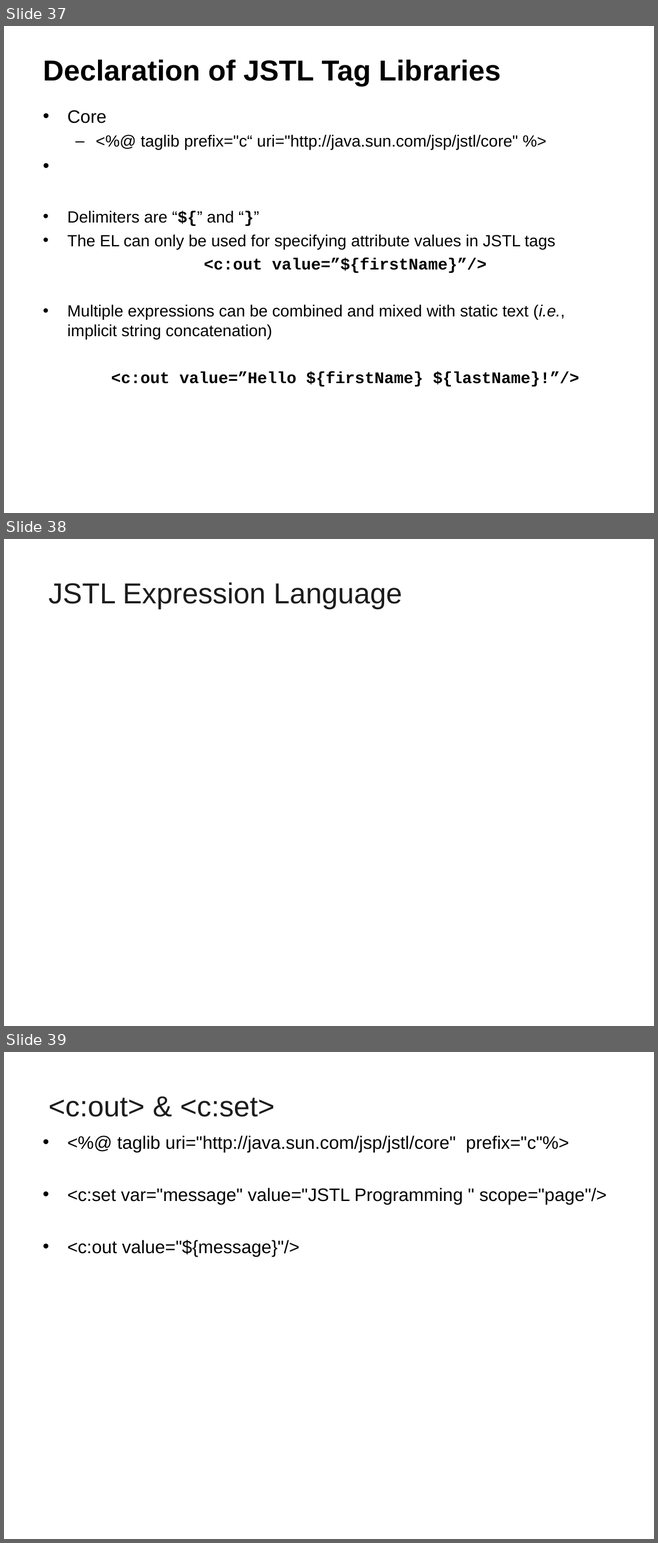
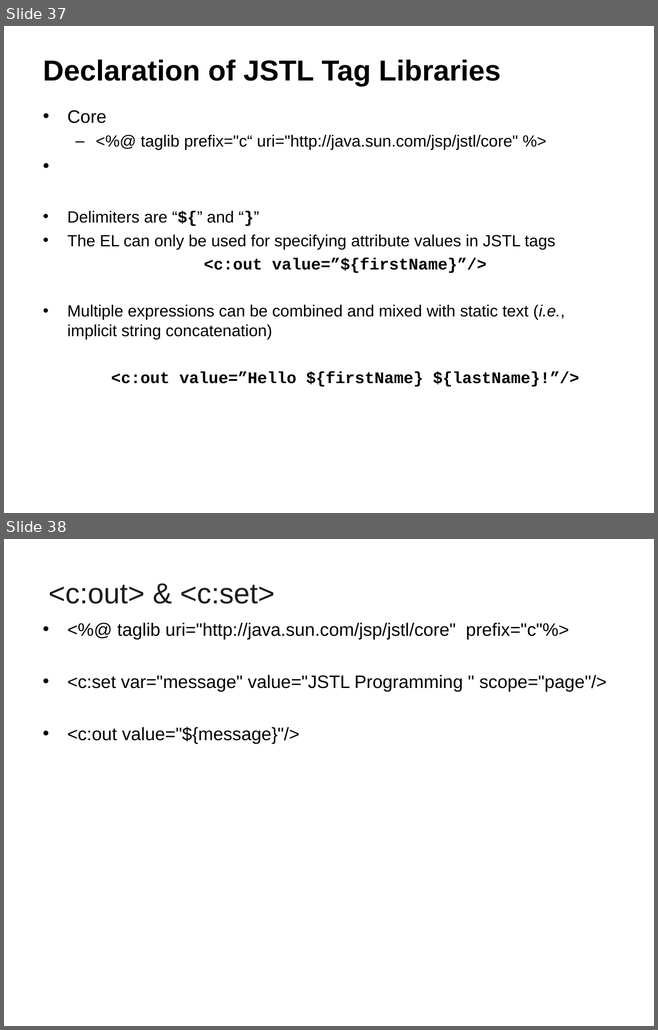
Before and after one commit to vatsanTraining/corejava, a slide deck: JEE_HSBC_2020.ppt. Shown one above the other, each under a label of ours: slides 37, 38 and 39 before the commit, slides 37 and 38 after it. The pictures are 658x1543 and 658x1030 pixels, drawn with LibreOffice and Linux fonts; fonts in the diff are those of the drawing; background and template pictures are left out. Boxes give left, top, right and bottom in pixels: in the first picture for what was removed or moved away, otherwise in the second. Text is boxed around its words. In the diff, an @@ line names an element or a change of style, - is before the commit and + after.

```diff
--- a/JEE_HSBC_2020.ppt
+++ b/JEE_HSBC_2020.ppt
@@ slide 38 removed at (4, 539, 654, 1026), background picture (left out) @@
@@ title removed at (49, 583, 402, 609) @@
-JSTL Expression Language
@@ what was slide 39 is now slide 38 @@
```
Also in this commit, not shown: 1 slide changed, 2 other files.
